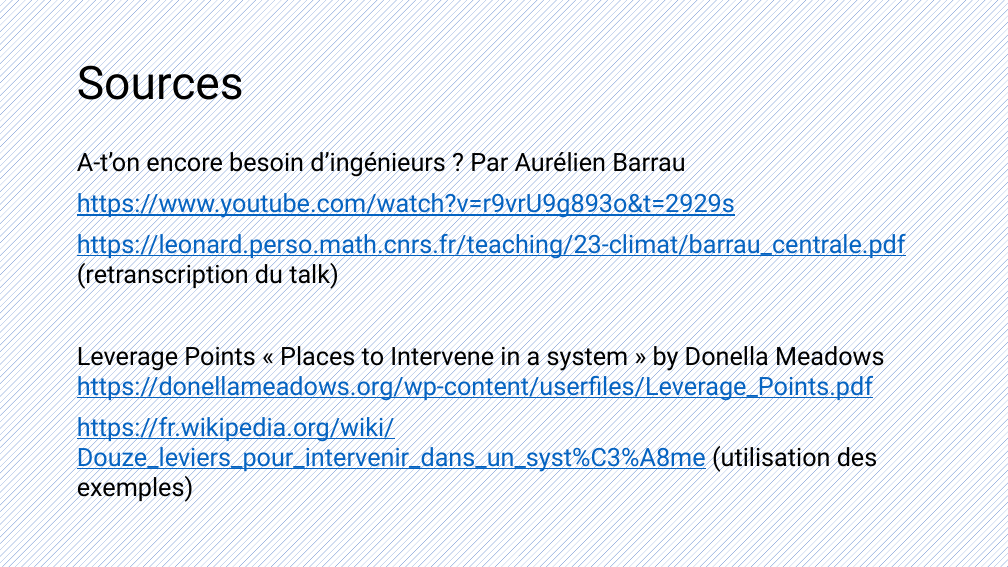
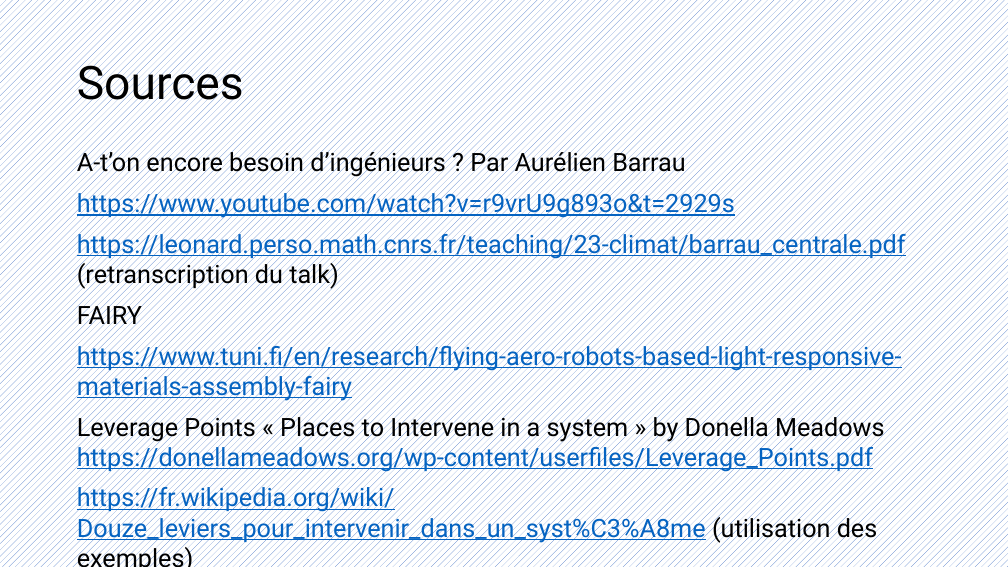
Before and after one commit to HEIGVD-Experience/docs, a slide deck: slide 10 of S4/EXP/files/À-t-on encore besoin d'ingénieurs.pptx (slide 11 before the commit). Drawn at 1008x567 pixels with LibreOffice and Linux fonts; fonts in the diff are those of the drawing. Boxes give left, top, right and bottom in pixels: in the first picture for what was removed or moved away, otherwise in the second. Text is boxed around its words. In the diff, an @@ line names an element or a change of style, - is before the commit and + after.

```diff
--- a/S4/EXP/files/À-t-on encore besoin d'ingénieurs.pptx
+++ b/S4/EXP/files/À-t-on encore besoin d'ingénieurs.pptx
@@ text at (77, 301, 902, 401): paragraphs added @@
+FAIRY
+https://www.tuni.fi/en/research/flying-aero-robots-based-light-responsive-materials-assembly-fairy
```
Also in this commit, not shown: 1 slide removed, 1 other file.
